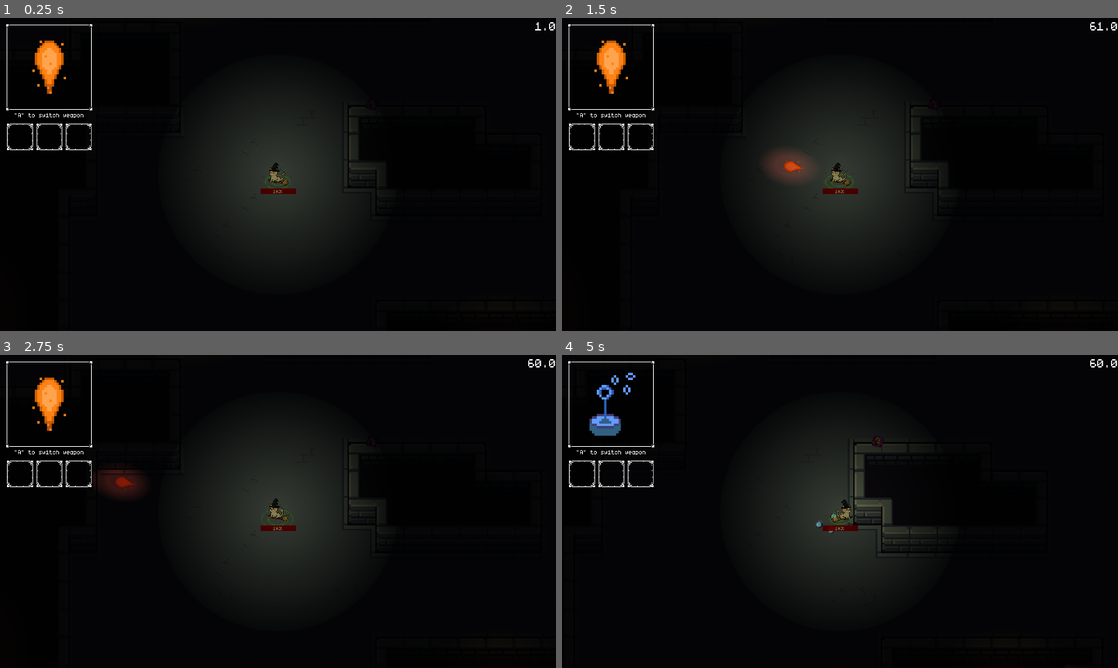
Above: before the commit, frames 1-4 (two rows, left to right).
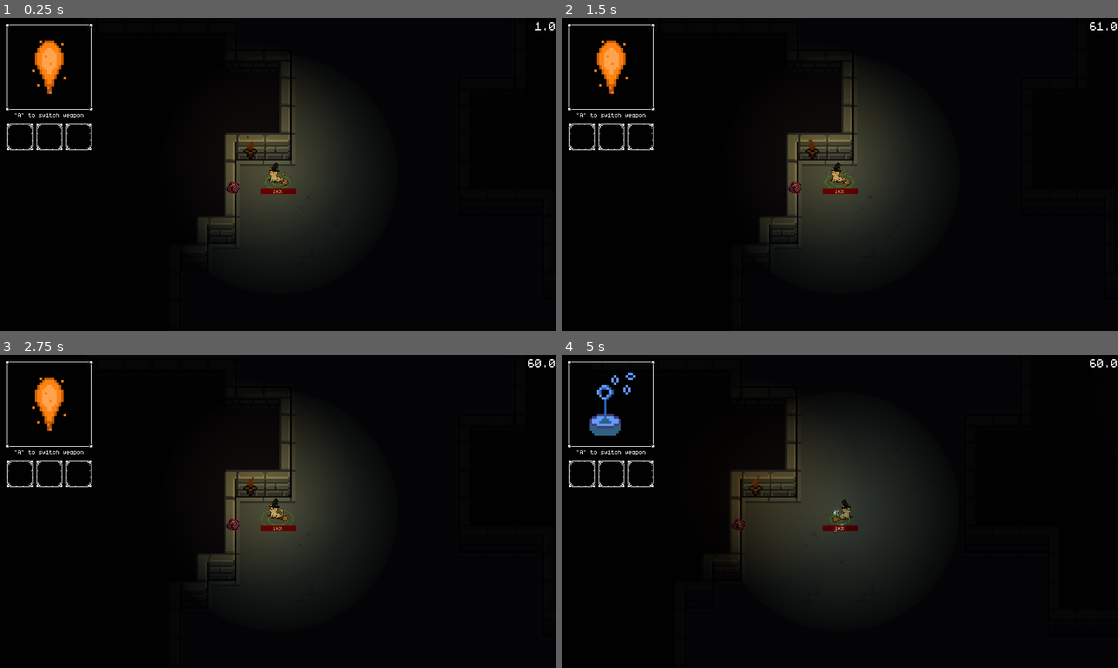
Above: after the commit, the same moments.

Repository: AlbanTE/projet-150h
Game: Godot game, scene res://scenes/main.tscn
Same seed, same stepped clock (60 frames per second), same inputs: the game is played once before the commit and once after it.
Inputs (mouse positions are in pixels of both pictures, inside the frame that each line leads up to):
- Up to frame 1 (0.25 s): no input
- Up to frame 2 (1.5 s): click (584, 136) at 0.5 s; click (612, 136) at 1.25 s
- Up to frame 3 (2.75 s): click (77, 473) at 2 s
- Up to frame 4 (5 s): tap Enter at 2.75 s; move the mouse to (962, 495) at 2.77 s; hold D (move_right) 2.78-3.53 s; tap K at 2.85, 3.8, 4.55 s; move the mouse to (728, 527) at 3.52 s; hold S (move_down) 3.53-4.28 s; tap Q (switch_weapon) at 3.6 s; move the mouse to (895, 442) at 4.27 s; press the mouse at (895, 442) at 4.28 s; hold D (move_right) from 4.28 s (still down)

The runs differ from the first frame. In frame 1, 2.8% of the frame differs, in the area x 36-63%, y 16-68%; in frame 2, 2.9%; in frame 3, 3.5%, in the area x 16-63%, y 16-68%; in frame 4, 3.2%.

Commit message:
Fix level: AudioGlobal.current_level

Diff:
--- a/scenes/main.gd
+++ b/scenes/main.gd
@@ -22,7 +22,6 @@
 var tile_builder: CustomTileManager
 @export var dungeon_generator: DungeonGeneratorScript
 @export var _seed: int = -1
-@export var current_level: int = 0
 
 @onready var UI: GameUI = $CanvasLayer/GameUI
 
@@ -66,7 +65,7 @@
 
 func next_level() -> void:
 	print("Go to next level")
-	current_level += 1
+	advance_level()
 	PlayerStats.UPGRADES_COUNT = 0
 	build_dungeon_area()
 
@@ -94,6 +93,7 @@
 	enemies_loaded.append(enemy)
 
 	# Modifiers based on current level
+	var current_level = AudioGlobal.current_level
 	enemy.health_component.set_max_health((current_level+1)*enemy.health_component.max_health)
 	enemy.health_component.set_current_health((current_level+1)*enemy.health_component.current_health)
 	enemy.damage = enemy.damage * (current_level + 1)
@@ -144,7 +144,7 @@
 			enemy.queue_free()
 	enemies_loaded.clear()
 
-	var dungeon: Array = dungeon_generator.generate_dungeon(_seed + current_level)
+	var dungeon: Array = dungeon_generator.generate_dungeon(_seed + AudioGlobal.current_level)
 
 	dungeon_generator._print_ascii_map()
 
